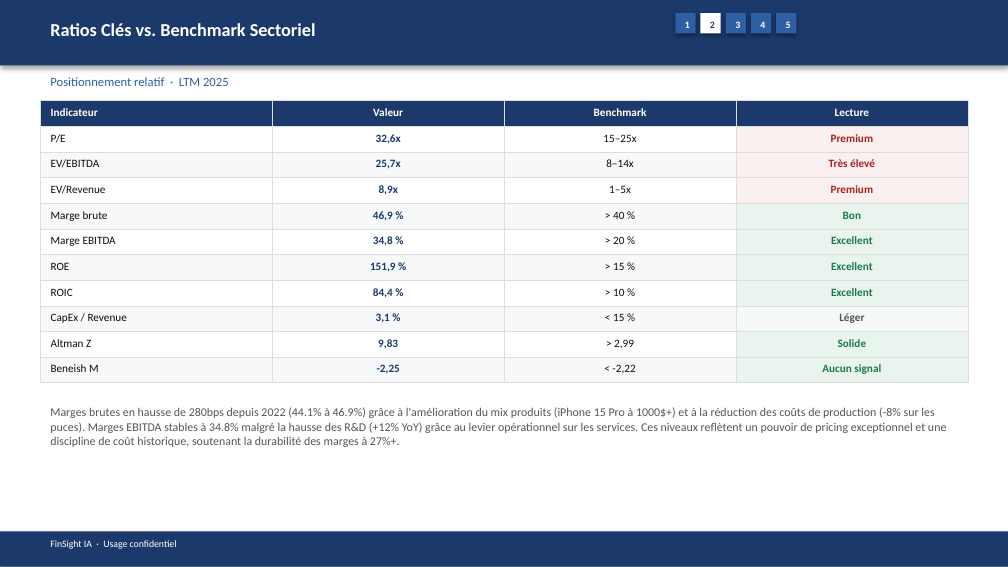
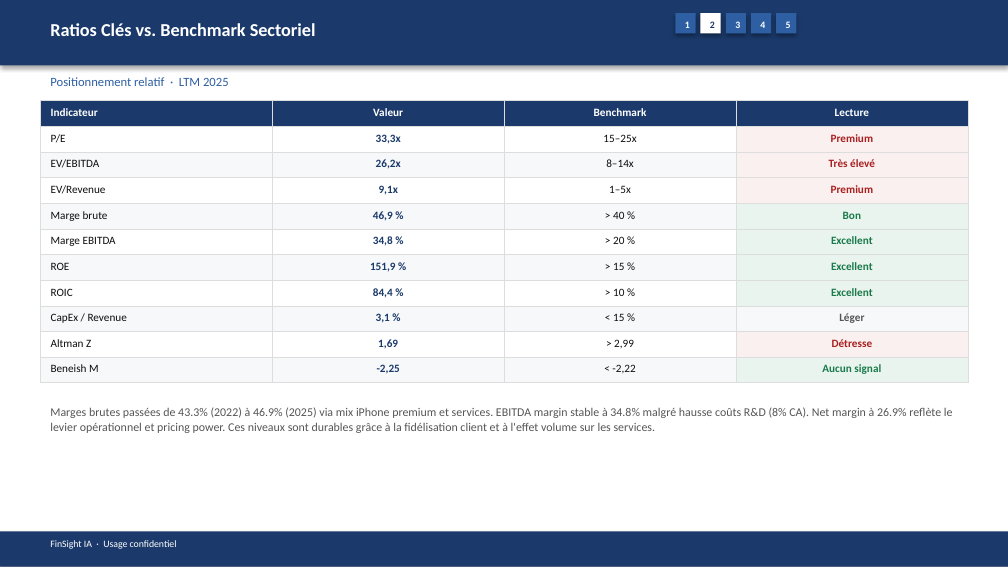
Before and after one commit to baptistejeh07-art/finsight-ia, a slide deck: slide 10 of preview/AAPL/AAPL_pitchbook.pptx. Drawn at 1008x567 pixels with LibreOffice and Linux fonts; fonts in the diff are those of the drawing. Boxes give left, top, right and bottom in pixels: in the first picture for what was removed or moved away, otherwise in the second. Text is boxed around its words. In the diff, an @@ line names an element or a change of style, - is before the commit and + after.

```diff
--- a/preview/AAPL/AAPL_pitchbook.pptx
+++ b/preview/AAPL/AAPL_pitchbook.pptx
@@ table at <box>40,101,968,383</box> @@
-row 2, column 2: 32,6x
+row 2, column 2: 33,3x
-row 3, column 2: 25,7x
+row 3, column 2: 26,2x
-row 4, column 2: 8,9x
+row 4, column 2: 9,1x
-row 10, column 2: 9,83
+row 10, column 2: 1,69
-row 10, column 4: Solide
+row 10, column 4: Détresse
@@ fill #EAF4EF to #FAF0EF in row 10, column 4 @@
@@ text at <box>50,407,953,433</box>: text changed @@
-Marges brutes en hausse de 280bps depuis 2022 (44.1% à 46.9%) grâce à l'amélioration du mix produits (iPhone 15 Pro à 1000$+) et à la réduction des coûts de production (-8% sur les puces). Marges EBITDA stables à 34.8% malgré la hausse des R&D (+12% YoY) grâce au levier opérationnel sur les services. Ces niveaux reflètent un pouvoir de pricing exceptionnel et une discipline de coût historique, soutenant la durabilité des marges à 27%+.
+Marges brutes passées de 43.3% (2022) à 46.9% (2025) via mix iPhone premium et services. EBITDA margin stable à 34.8% malgré hausse coûts R&D (8% CA). Net margin à 26.9% reflète le levier opérationnel et pricing power. Ces niveaux sont durables grâce à la fidélisation client et à l'effet volume sur les services.
```
Also in this commit, not shown: 14 other slides changed, 4 other files.
